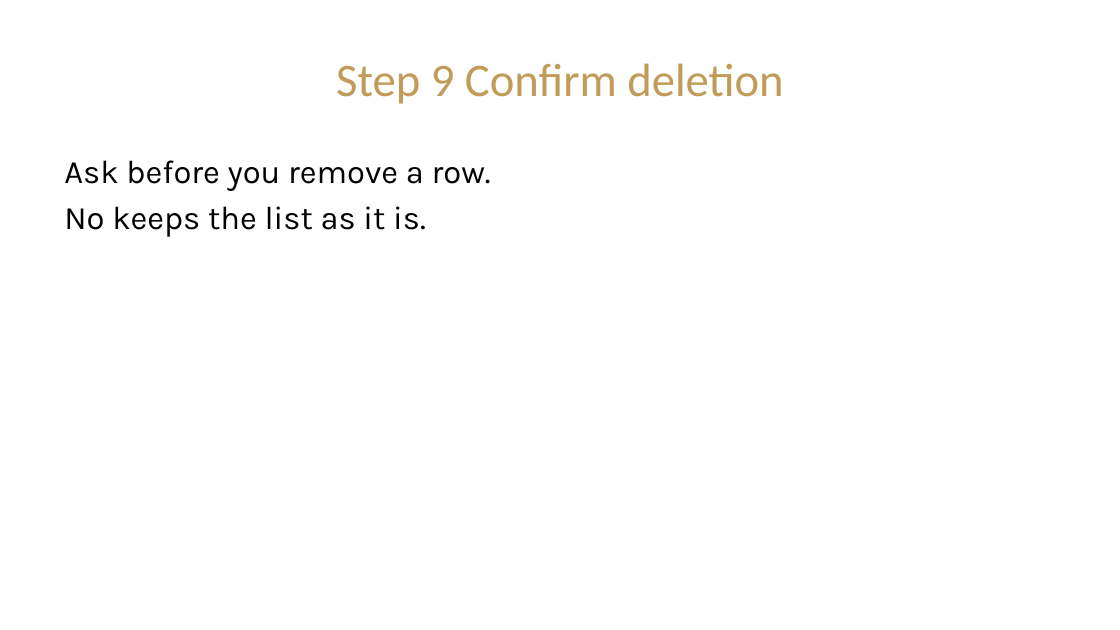
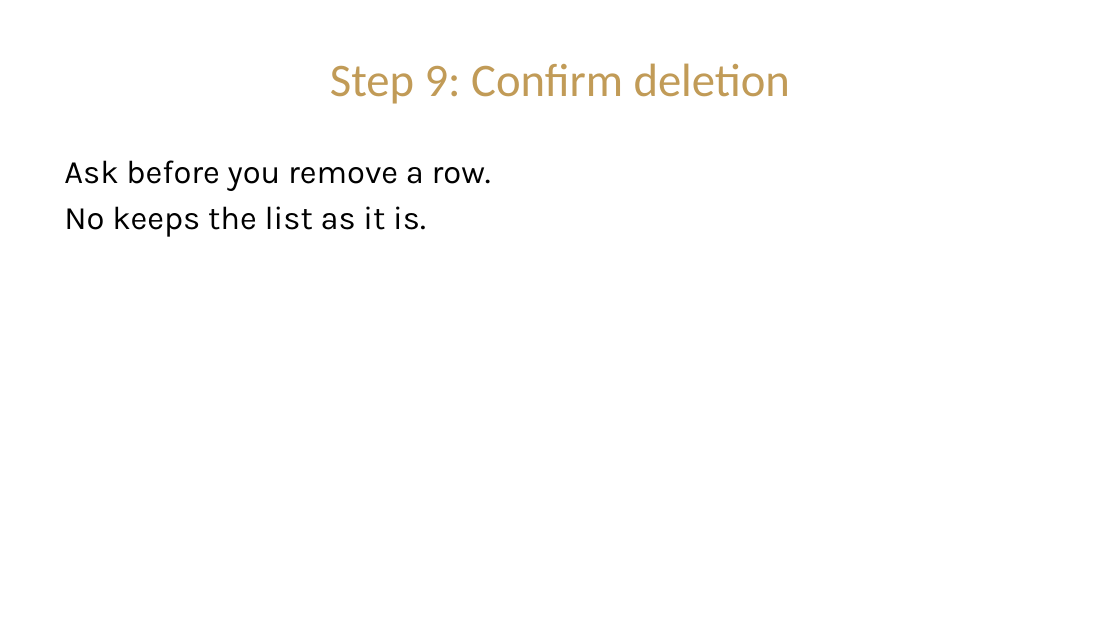
Before and after one commit to CIST-2220-Fall-2026/ProjectCostEstimator-RJG, a slide deck: slide 13 of Presentations/Module_2_Bill_of_Materials_Presentation.pptx (slide 11 before the commit). Drawn at 1120x630 pixels with LibreOffice and Linux fonts; fonts in the diff are those of the drawing; background and template pictures are left out. Boxes give left, top, right and bottom in pixels: in the first picture for what was removed or moved away, otherwise in the second. Text is boxed around its words. In the diff, an @@ line names an element or a change of style, - is before the commit and + after.

```diff
--- a/Presentations/Module_2_Bill_of_Materials_Presentation.pptx
+++ b/Presentations/Module_2_Bill_of_Materials_Presentation.pptx
@@ title at box(330, 63, 790, 104): text changed @@
-Step 9 Confirm deletion
+Step 9: Confirm deletion
```
Also in this commit, not shown: 12 other slides changed, 4 slides added, 1 slide removed, 11 other files.
